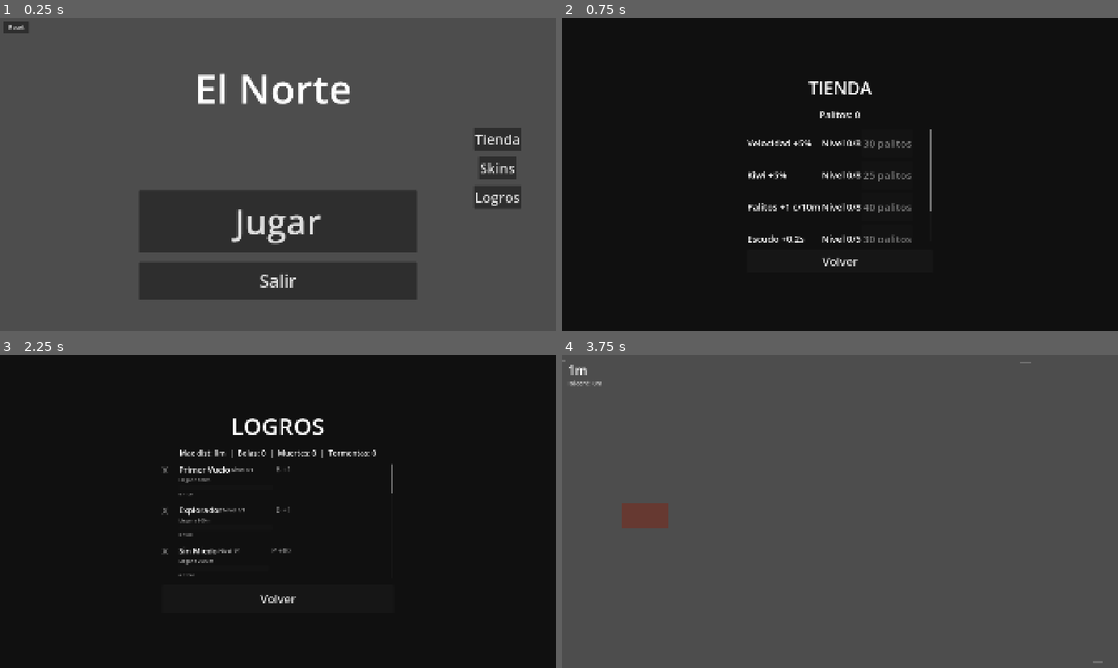
Above: before the commit, frames 1-4 (two rows, left to right).
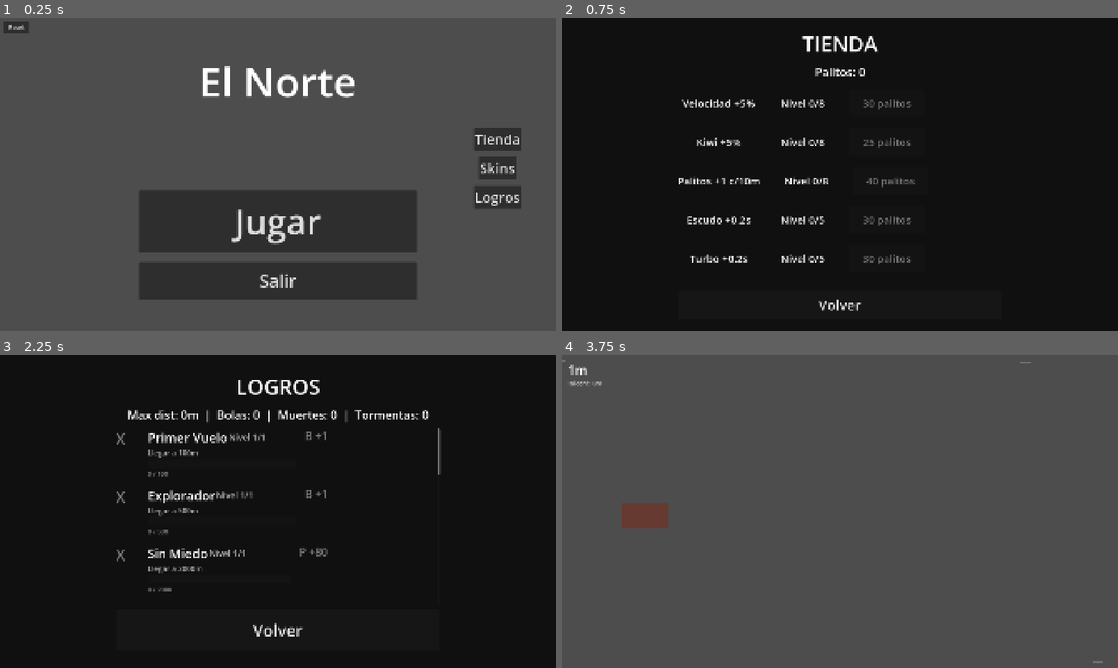
Above: after the commit, the same moments.

Repository: TomasMoreno21/El-Norte
Game: Godot game, scene res://scenes/menu/menu.tscn
Same seed, same stepped clock (60 frames per second), same inputs: the game is played once before the commit and once after it.
Inputs:
- Up to frame 1 (0.25 s): no input
- Up to frame 2 (0.75 s): click "Tienda" at 0.5 s
- Up to frame 3 (2.25 s): click "Volver" at 1.25 s; click "Logros" at 2 s
- Up to frame 4 (3.75 s): click "Volver" at 2.75 s; click "Jugar" at 3.5 s

The runs differ from the first frame. In frame 1, 1.8% of the frame differs, in the area x 35-64%, y 15-28%; in frame 2, 4.3%; in frame 3, 4.4%, in the area x 21-80%, y 8-90%; in frame 4, nothing differs.

Commit message:
Session 02/06: achiev levels, shop upgrades, kiwi rename, UI scaling, storm tuning

Diff:
--- a/scenes/achievements/achievements.gd
+++ b/scenes/achievements/achievements.gd
@@ -26,9 +26,9 @@
 		var cur_val: int = DataManager.get_current_value(a["cond"])
 
 		var row := HBoxContainer.new()
-		row.custom_minimum_size = Vector2(0, 130)
+		row.custom_minimum_size = Vector2(0, 190)
 		row.size_flags_horizontal = 3
-		row.add_theme_constant_override("separation", 10)
+		row.add_theme_constant_override("separation", 30)
 
 		var icon := Label.new()
 		if all_done:
@@ -40,8 +40,8 @@
 		else:
 			icon.text = "X"
 			icon.modulate = Color(0.5, 0.5, 0.5)
-		icon.add_theme_font_size_override("font_size", 30)
-		icon.custom_minimum_size = Vector2(48, 0)
+		icon.add_theme_font_size_override("font_size", 52)
+		icon.custom_minimum_size = Vector2(80, 0)
 		icon.size_flags_vertical = 3
 
 		var info := VBoxContainer.new()
@@ -52,10 +52,10 @@
 
 		var name_lbl := Label.new()
 		name_lbl.text = a["name"]
-		name_lbl.add_theme_font_size_override("font_size", 28)
+		name_lbl.add_theme_font_size_override("font_size", 44)
 
 		var level_lbl := Label.new()
-		level_lbl.add_theme_font_size_override("font_size", 18)
+		level_lbl.add_theme_font_size_override("font_size", 30)
 		level_lbl.modulate = Color(0.7, 0.7, 0.7)
 		if all_done:
 			level_lbl.text = "Completado"
@@ -70,7 +70,7 @@
 			var lv = a["levels"][next_idx]
 			var desc_lbl := Label.new()
 			desc_lbl.text = lv["desc"]
-			desc_lbl.add_theme_font_size_override("font_size", 16)
+			desc_lbl.add_theme_font_size_override("font_size", 26)
 			desc_lbl.modulate = Color(0.7, 0.7, 0.7)
 
 			info.add_child(header)
@@ -78,7 +78,7 @@
 
 			if cur_val >= 0:
 				var bar := ProgressBar.new()
-				bar.custom_minimum_size = Vector2(0, 20)
+				bar.custom_minimum_size = Vector2(0, 30)
 				bar.size_flags_horizontal = 3
 				bar.min_value = 0.0
 				bar.max_value = lv["target"]
@@ -87,7 +87,7 @@
 
 				var progress_lbl := Label.new()
 				progress_lbl.text = "%d / %d" % [min(cur_val, lv["target"]), lv["target"]]
-				progress_lbl.add_theme_font_size_override("font_size", 14)
+				progress_lbl.add_theme_font_size_override("font_size", 22)
 				progress_lbl.modulate = Color(0.6, 0.6, 0.6)
 
 				info.add_child(bar)
@@ -97,7 +97,7 @@
 			if all_done:
 				var done_lbl := Label.new()
 				done_lbl.text = "Completado al maximo nivel"
-				done_lbl.add_theme_font_size_override("font_size", 16)
+				done_lbl.add_theme_font_size_override("font_size", 26)
 				done_lbl.modulate = Color(0, 1, 0)
 				info.add_child(done_lbl)
 
@@ -108,7 +108,7 @@
 			reward.text = "%s +%d" % [rtype, lv["reward_amount"]]
 		else:
 			reward.text = "---"
-		reward.add_theme_font_size_override("font_size", 26)
+		reward.add_theme_font_size_override("font_size", 38)
 		reward.modulate = Color(1, 1, 0) if all_done else Color(0.5, 0.5, 0.5)
 		reward.size_flags_vertical = 3
 
--- a/scenes/achievements/achievements.tscn
+++ b/scenes/achievements/achievements.tscn
@@ -20,20 +20,20 @@
 anchor_top = 0.5
 anchor_right = 0.5
 anchor_bottom = 0.5
-offset_left = -400.0
-offset_top = -350.0
-offset_right = 400.0
-offset_bottom = 350.0
+offset_left = -560.0
+offset_top = -480.0
+offset_right = 560.0
+offset_bottom = 480.0
 theme_override_constants/separation = 20
 
 [node name="Title" type="Label" parent="Bg/VBoxContainer"]
 text = "LOGROS"
 horizontal_alignment = 1
-theme_override_font_sizes/font_size = 80
+theme_override_font_sizes/font_size = 72
 
 [node name="Estadisticas" type="Label" parent="Bg/VBoxContainer"]
 horizontal_alignment = 1
-theme_override_font_sizes/font_size = 26
+theme_override_font_sizes/font_size = 40
 
 [node name="ScrollContainer" type="ScrollContainer" parent="Bg/VBoxContainer"]
 size_flags_vertical = 3
@@ -43,5 +43,5 @@
 
 [node name="Volver" type="Button" parent="Bg/VBoxContainer"]
 text = "Volver"
-custom_minimum_size = Vector2(0, 96)
-theme_override_font_sizes/font_size = 40
+custom_minimum_size = Vector2(0, 140)
+theme_override_font_sizes/font_size = 56
--- a/scenes/data_manager/data_manager.gd
+++ b/scenes/data_manager/data_manager.gd
@@ -22,9 +22,9 @@
 
 const BIRDS := {
 	"hornero": { "name": "Hornero", "cost": 0, "Bonus": "—", "Penalidad": "—" },
-	"tero": { "name": "Tero", "cost": 5, "Bonus": "+ velocidad", "Penalidad": "Aleteo lento" },
-	"golondrina": { "name": "Golondrina", "cost": 8, "Bonus": "+15% kiwi", "Penalidad": "-50% palitos" },
-	"carpintero": { "name": "Carpintero", "cost": 10, "Bonus": "2 vidas", "Penalidad": "- velocidad" },
+	"tero": { "name": "Tero", "cost": 15, "Bonus": "+ velocidad", "Penalidad": "Aleteo lento" },
+	"golondrina": { "name": "Golondrina", "cost": 15, "Bonus": "+15% kiwi", "Penalidad": "-50% palitos" },
+	"carpintero": { "name": "Carpintero", "cost": 15, "Bonus": "2 vidas", "Penalidad": "- velocidad" },
 	"premio_pajarero": { "name": "???", "cost": -1, "Bonus": "—", "Penalidad": "—" },
 }
 
--- /dev/null
+++ b/scenes/kiwi/calandria.tscn
@@ -0,0 +1,15 @@
+[gd_scene format=3 uid="uid://bkyyygnbejaqt"]
+
+[ext_resource type="Script" path="res://scenes/calandria/calandria.gd" id="1_1q0ol"]
+
+[sub_resource type="RectangleShape2D" id="RectShape1"]
+size = Vector2(54, 54)
+
+[node name="Calandria" type="Area2D" unique_id=1649251695]
+collision_layer = 4
+script = ExtResource("1_1q0ol")
+
+[node name="Sprite" type="Sprite2D" parent="." unique_id=1332577324]
+
+[node name="CollisionShape2D" type="CollisionShape2D" parent="." unique_id=690155904]
+shape = SubResource("RectShape1")
--- a/scenes/kiwi/choice_menu.tscn
+++ b/scenes/kiwi/choice_menu.tscn
@@ -1,6 +1,6 @@
 [gd_scene format=3 uid="uid://mxbmxjba0q8k"]
 
-[ext_resource type="Script" path="res://scenes/calandria/choice_menu.gd" id="1"]
+[ext_resource type="Script" path="res://scenes/kiwi/choice_menu.gd" id="1"]
 
 [node name="ChoiceMenu" type="CanvasLayer" unique_id=514092948]
 process_mode = 2
--- a/scenes/main/main.gd
+++ b/scenes/main/main.gd
@@ -46,7 +46,7 @@
 const KIWI_MAX_DIST := 1200.0
 const KIWI_BASE_CHANCE := 0.15
 const STORM_INTERVAL := 500.0
-const STORM_DURATION := 3.2
+const STORM_DURATION := 4.0
 const STORM_SPEED_BOOST := 1.6
 const STORM_INTERVAL_FACTOR := 0.5
 const BOLA_SPAWN_INTERVAL := 6.0
--- a/scenes/menu/menu.tscn
+++ b/scenes/menu/menu.tscn
@@ -71,9 +71,15 @@
 
 [node name="Label" type="Label" parent="." unique_id=1109512196]
 layout_mode = 0
-offset_left = 671.0
-offset_top = 146.0
-offset_right = 1216.0
-offset_bottom = 338.0
+anchors_preset = 8
+anchor_left = 0.5
+anchor_top = 0.15
+anchor_right = 0.5
+anchor_bottom = 0.15
+offset_left = -400.0
+offset_top = -40.0
+offset_right = 400.0
+offset_bottom = 140.0
+horizontal_alignment = 1
 theme_override_font_sizes/font_size = 140
 text = "El Norte"
--- a/scenes/shop/shop.gd
+++ b/scenes/shop/shop.gd
@@ -24,20 +24,26 @@
 	for u in UPGRADE_DATA:
 		var level := DataManager.get_upgrade_level(u.key)
 		var max_lv: int = DataManager.UPGRADE_MAX_LEVEL.get(u.key, DataManager.MAX_LEVEL)
-		var row := HBoxContainer.new()
-		row.custom_minimum_size = Vector2(0, 88)
+		var row := CenterContainer.new()
+		row.custom_minimum_size = Vector2(0, 120)
+
+		var hbox := HBoxContainer.new()
+		hbox.add_theme_constant_override("separation", 60)
 
 		var name_label := Label.new()
 		name_label.text = u.name
-		name_label.size_flags_horizontal = 3
-		name_label.add_theme_font_size_override("font_size", 32)
+		name_label.custom_minimum_size = Vector2(260, 0)
+		name_label.add_theme_font_size_override("font_size", 36)
+		name_label.horizontal_alignment = HORIZONTAL_ALIGNMENT_CENTER
 
 		var level_label := Label.new()
 		level_label.text = "Nivel %d/%d" % [level, max_lv]
-		level_label.add_theme_font_size_override("font_size", 32)
+		level_label.custom_minimum_size = Vector2(200, 0)
+		level_label.add_theme_font_size_override("font_size", 36)
+		level_label.horizontal_alignment = HORIZONTAL_ALIGNMENT_CENTER
 
 		var buy_btn := Button.new()
-		buy_btn.custom_minimum_size = Vector2(0, 96)
+		buy_btn.custom_minimum_size = Vector2(260, 96)
 		buy_btn.add_theme_font_size_override("font_size", 36)
 		var cost := DataManager.get_upgrade_cost(u.key)
 		if cost == -1:
@@ -48,12 +54,13 @@
 			buy_btn.disabled = DataManager.palitos_balance < cost
 			buy_btn.pressed.connect(_buy.bind(u.key))
 
-		row.add_child(name_label)
-		row.add_child(level_label)
-		row.add_child(buy_btn)
+		hbox.add_child(name_label)
+		hbox.add_child(level_label)
+		hbox.add_child(buy_btn)
+		row.add_child(hbox)
 		list.add_child(row)
 
-	_update_balance()
+		_update_balance()
 
 func _buy(upgrade_key: String) -> void:
 	var nuevos := DataManager.buy_upgrade(upgrade_key)
--- a/scenes/shop/shop.tscn
+++ b/scenes/shop/shop.tscn
@@ -20,20 +20,20 @@
 anchor_top = 0.5
 anchor_right = 0.5
 anchor_bottom = 0.5
-offset_left = -320.0
-offset_top = -340.0
-offset_right = 320.0
-offset_bottom = 340.0
-theme_override_constants/separation = 28
+offset_left = -560.0
+offset_top = -500.0
+offset_right = 560.0
+offset_bottom = 500.0
+theme_override_constants/separation = 20
 
 [node name="Title" type="Label" parent="Bg/VBoxContainer"]
 text = "TIENDA"
 horizontal_alignment = 1
-theme_override_font_sizes/font_size = 60
+theme_override_font_sizes/font_size = 72
 
 [node name="PalitosLabel" type="Label" parent="Bg/VBoxContainer"]
 horizontal_alignment = 1
-theme_override_font_sizes/font_size = 32
+theme_override_font_sizes/font_size = 40
 
 [node name="ScrollContainer" type="ScrollContainer" parent="Bg/VBoxContainer"]
 size_flags_vertical = 3
@@ -44,5 +44,5 @@
 
 [node name="Volver" type="Button" parent="Bg/VBoxContainer"]
 text = "Volver"
-custom_minimum_size = Vector2(0, 80)
-theme_override_font_sizes/font_size = 40
+custom_minimum_size = Vector2(0, 100)
+theme_override_font_sizes/font_size = 48
Not shown, changed: .gitignore
